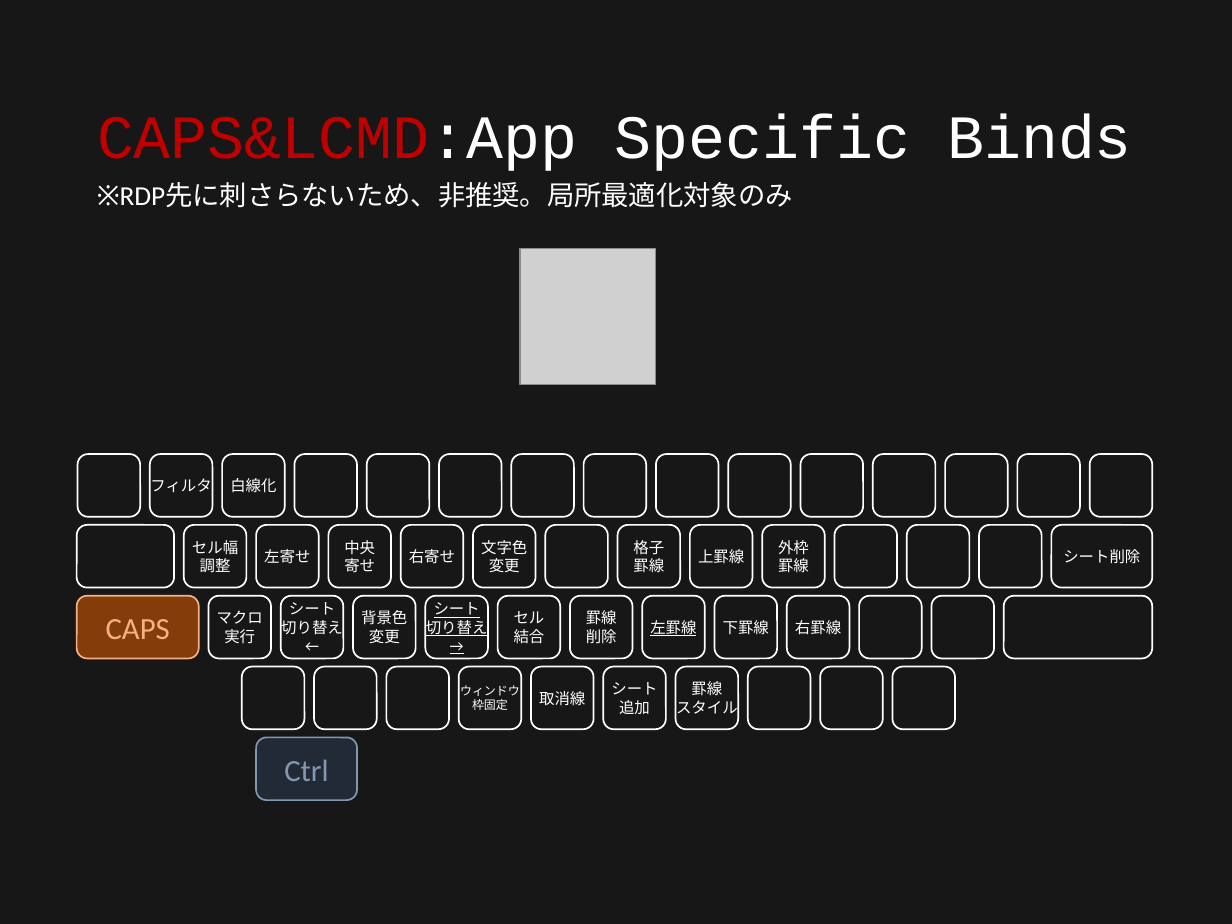
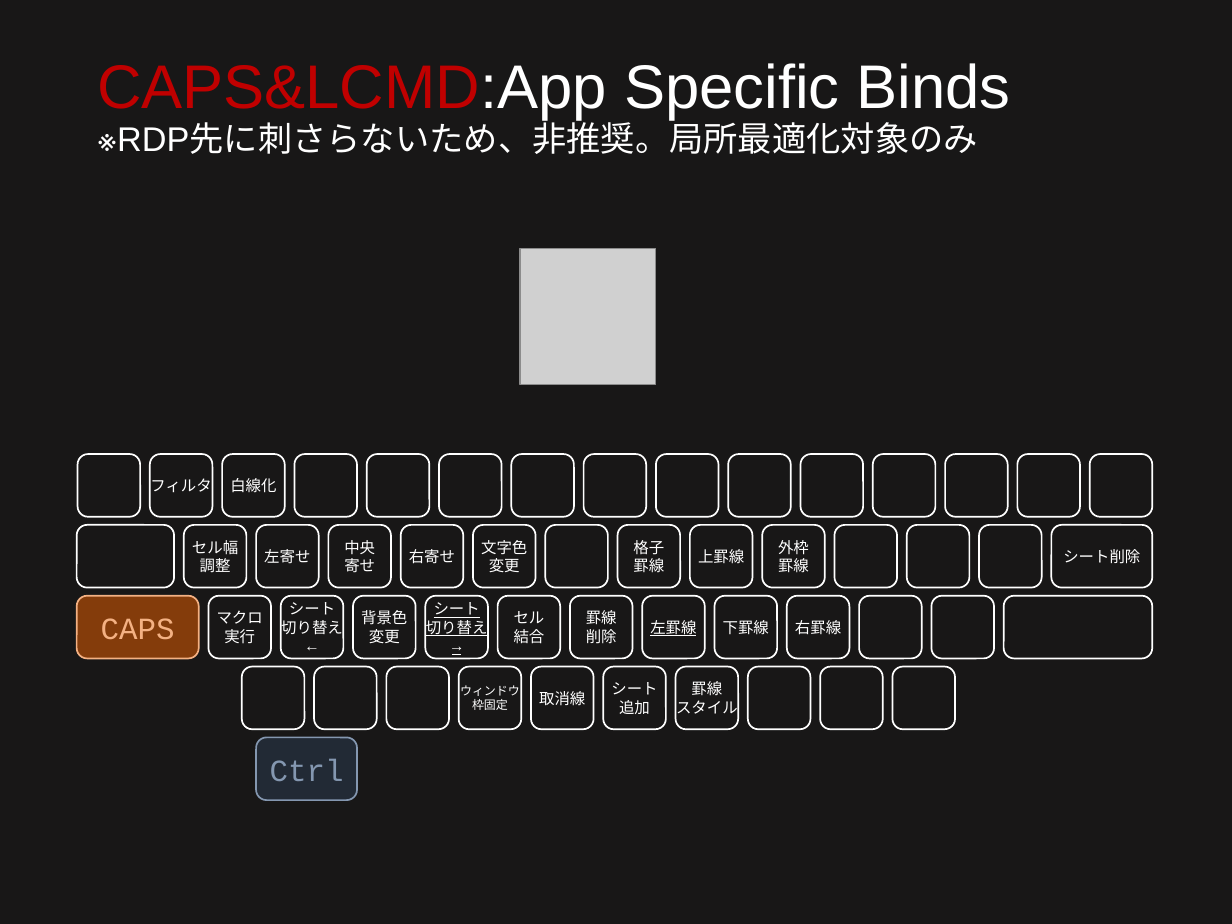
Before and after one commit to ittooo66/myAHK, a slide deck: slide 9 of MANUAL.pptx. Drawn at 1232x924 pixels with LibreOffice and Linux fonts; fonts in the diff are those of the drawing; grey boxes stand for pictures. Boxes give left, top, right and bottom in pixels: in the first picture for what was removed or moved away, otherwise in the second. Text is boxed around its words. In the diff, an @@ line names an element or a change of style, - is before the commit and + after.

```diff
--- a/MANUAL.pptx
+++ b/MANUAL.pptx
@@ title "CAPS&LCMD:App Specific Binds ※RDP先に刺さらないため、非推奨。局所最適化対象のみ" at (x1=97, y1=63, x2=1011, y2=154): vertical alignment middle to top @@
@@ title at (x1=97, y1=63, x2=1011, y2=154): text changed; size 36 to 20 pt; font Courier New to Arial @@
-CAPS&LCMD:App Specific Binds
+CAPS&LCMD:App Specific Binds
+※RDP先に刺さらないため、非推奨。局所最適化対象のみ
@@ text removed at (x1=165, y1=182, x2=792, y2=208) @@
-※RDP先に刺さらないため、非推奨。局所最適化対象のみ
@@ font Calibri to Courier New in 4 elements at (x1=281, y1=596, x2=344, y2=659), (x1=425, y1=596, x2=488, y2=659), (x1=256, y1=738, x2=357, y2=801), (x1=76, y1=596, x2=198, y2=659) @@
```
Also in this commit, not shown: 10 other slides changed.
